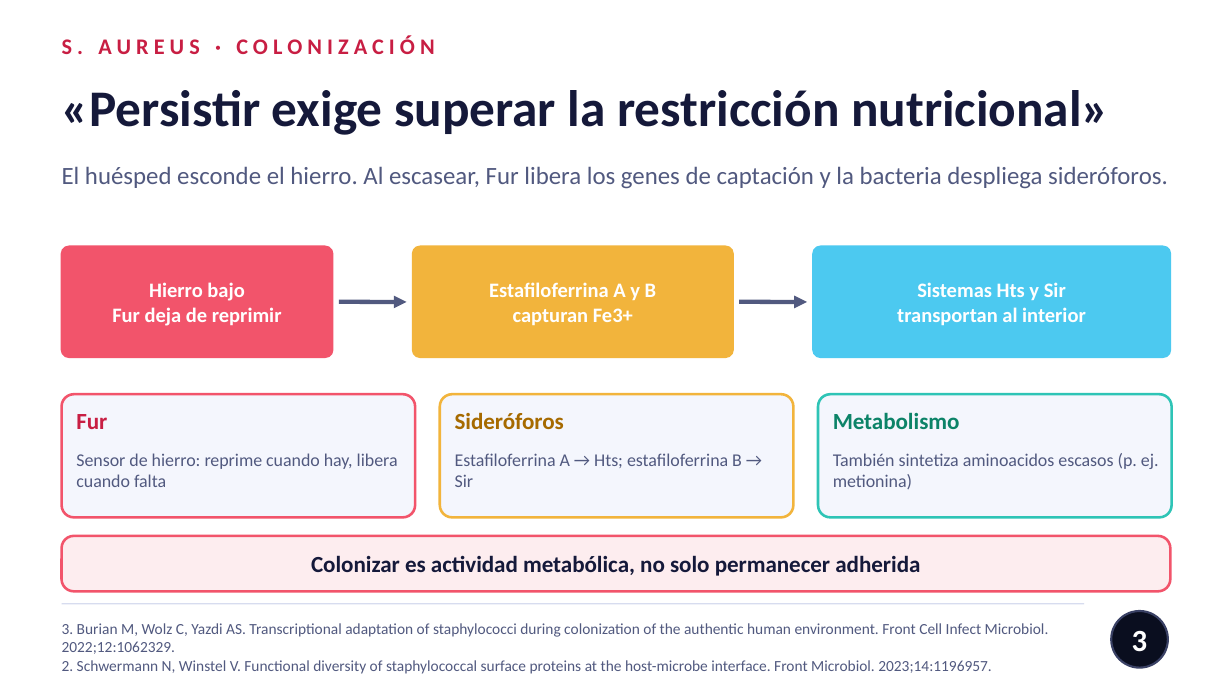
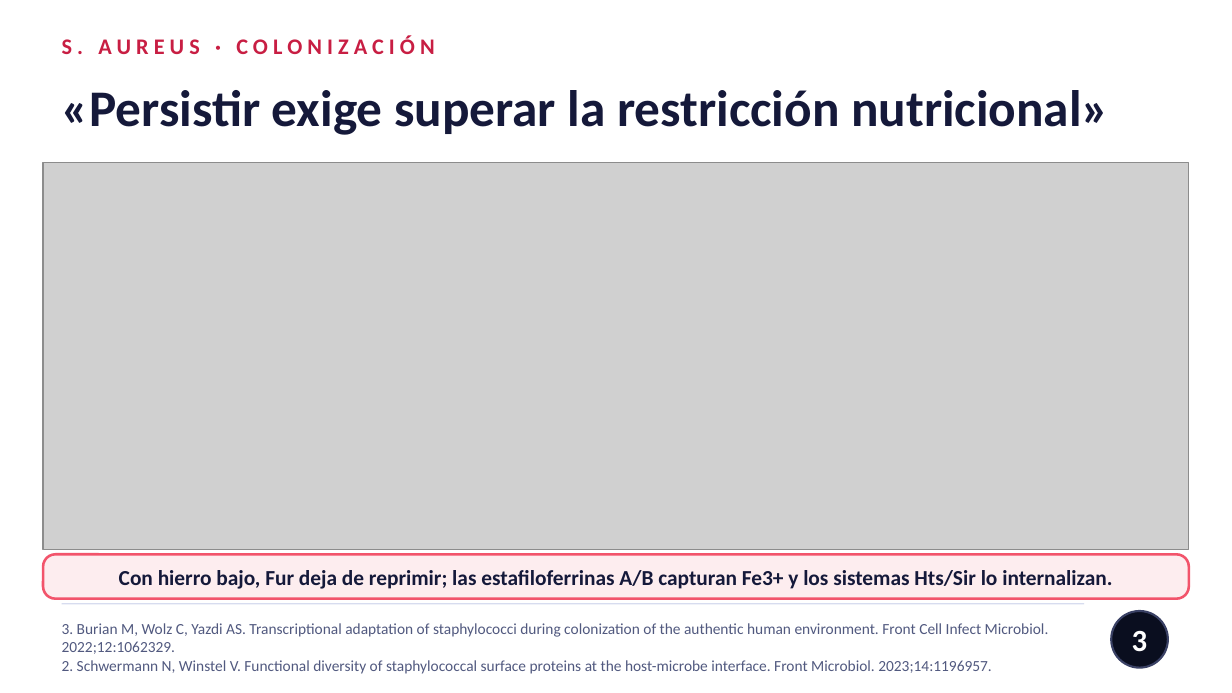
Before and after one commit to nestor120512/nes, a slide deck: slide 3 of Colonizacion_nasal_Saureus.pptx. Drawn at 1232x693 pixels with LibreOffice and Linux fonts; fonts in the diff are those of the drawing; grey boxes stand for pictures. Boxes give left, top, right and bottom in pixels: in the first picture for what was removed or moved away, otherwise in the second. Text is boxed around its words. In the diff, an @@ line names an element or a change of style, - is before the commit and + after.

```diff
--- a/Colonizacion_nasal_Saureus.pptx
+++ b/Colonizacion_nasal_Saureus.pptx
@@ picture added at (43, 163, 1189, 549) @@
@@ text removed at (62, 166, 1168, 189) @@
-El huésped esconde el hierro. Al escasear, Fur libera los genes de captación y la bacteria despliega sideróforos.
@@ rounded rectangle removed at (62, 246, 333, 357) @@
@@ rounded rectangle removed at (413, 246, 733, 357) @@
@@ rounded rectangle removed at (813, 246, 1170, 357) @@
@@ text removed at (489, 282, 656, 326) @@
-Estafiloferrina A y B
-capturan Fe3+
@@ text removed at (897, 282, 1086, 325) @@
-Sistemas Hts y Sir
-transportan al interior
@@ arrow removed from (339, 302) to (407, 302) @@
@@ arrow removed from (739, 302) to (807, 302) @@
@@ rounded rectangle removed at (62, 394, 415, 517) @@
@@ text removed at (76, 414, 107, 429) @@
-Fur
@@ rounded rectangle removed at (440, 394, 793, 517) @@
@@ text removed at (455, 412, 564, 429) @@
-Sideróforos
@@ rounded rectangle removed at (818, 394, 1172, 517) @@
@@ text removed at (833, 412, 960, 429) @@
-Metabolismo
@@ text removed at (76, 453, 398, 487) @@
-Sensor de hierro: reprime cuando hay, libera cuando falta
@@ text removed at (455, 453, 742, 487) @@
-Estafiloferrina A → Hts; estafiloferrina B → Sir
@@ text removed at (833, 453, 1159, 489) @@
-También sintetiza aminoacidos escasos (p. ej. metionina)
@@ rounded rectangle: place and size @@
-rounded rectangle at (62, 536, 1170, 591)
+rounded rectangle at (43, 554, 1189, 599)
@@ rounded rectangle at (43, 554, 1189, 599): proportions changed @@
@@ text removed at (311, 555, 920, 576) @@
-Colonizar es actividad metabólica, no solo permanecer adherida
@@ text at (119, 570, 1112, 589): text changed; size 12 to 12.5 pt; text colour #FFFFFF to #15193A @@
-Hierro bajo
-Fur deja de reprimir
+Con hierro bajo, Fur deja de reprimir; las estafiloferrinas A/B capturan Fe3+ y los sistemas Hts/Sir lo internalizan.
```
Also in this commit, not shown: 4 other slides changed.
